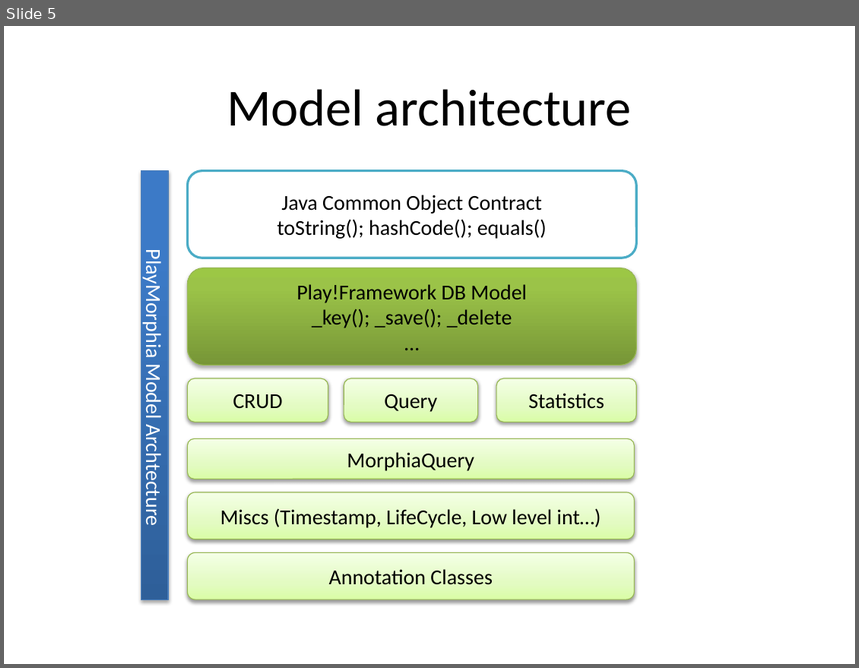
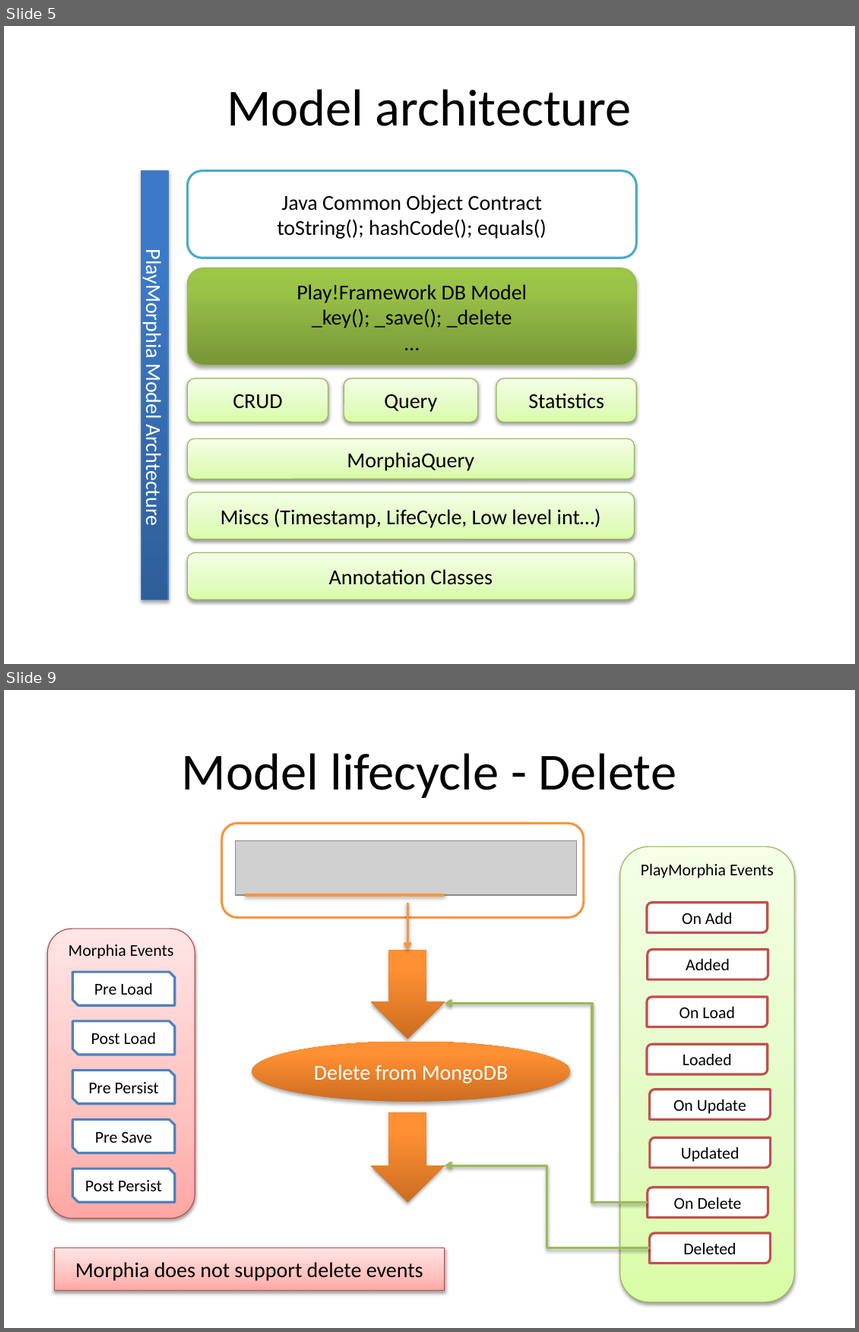
Before and after one commit to BlackLabs/play-morphia, a slide deck: documentation/images.pptx. Shown one above the other, each under a label of ours: slide 5 before the commit, slides 5 and 9 after it; the slides between them are not shown. The pictures are 859x668 and 859x1332 pixels, drawn with LibreOffice and Linux fonts; fonts in the diff are those of the drawing; grey boxes stand for pictures. Boxes give left, top, right and bottom in pixels: in the first picture for what was removed or moved away, otherwise in the second. Text is boxed around its words. In the diff, an @@ line names an element or a change of style, - is before the commit and + after.

Commit message:
Lifecycle event handling framework; document updates

```diff
--- a/documentation/images.pptx
+++ b/documentation/images.pptx
@@ slide 9 added at (x1=4, y1=690, x2=855, y2=1328), background #FFFFFF @@
@@ title added at (x1=182, y1=753, x2=677, y2=798), 44 pt, text #000000 @@
+Model lifecycle - Delete
@@ rounded rectangle added at (x1=222, y1=824, x2=584, y2=918), fill #FFFFFF, outline #F79646 2 pt @@
@@ picture added at (x1=236, y1=840, x2=577, y2=895) @@
@@ rounded rectangle added at (x1=620, y1=847, x2=794, y2=1302), fill gradient #DAFDA7 to #E4FCC2 to #F5FFE7, outline #98B955 0.75 pt, 14 pt, text #000000 @@
+PlayMorphia Events
@@ line added from (245, 895) to (445, 895), #F79646 2 pt @@
@@ arrow added from (408, 903) to (408, 951), #F79646 2 pt @@
@@ round diag rect added at (x1=647, y1=903, x2=768, y2=932), fill #FFFFFF, outline #C0504D 2 pt, 14 pt, text #000000 @@
+On Add
@@ down arrow added at (x1=371, y1=951, x2=445, y2=1039), fill gradient #CC6E20 to #FF9034 to #FF9136 @@
@@ round diag rect added at (x1=648, y1=950, x2=769, y2=980), fill #FFFFFF, outline #C0504D 2 pt, 14 pt, text #000000 @@
+Added
@@ elbow arrow added from (648, 1202) to (445, 1003), #9BBB59 2 pt @@
@@ round diag rect added at (x1=647, y1=997, x2=768, y2=1027), fill #FFFFFF, outline #C0504D 2 pt, 14 pt, text #000000 @@
+On Load
@@ group added at (x1=47, y1=929, x2=195, y2=1220): 5 snip diag rects, 1 rounded rectangle @@
+Morphia Events
+Pre Save
+Pre Persist
+Post Persist
+Pre Load
+Post Load
@@ ellipse added at (x1=252, y1=1042, x2=570, y2=1102), fill gradient #CC6E20 to #FF9034 to #FF9136, 18 pt, text #FFFFFF @@
+Delete from MongoDB
@@ round diag rect added at (x1=647, y1=1044, x2=768, y2=1074), fill #FFFFFF, outline #C0504D 2 pt, 14 pt, text #000000 @@
+Loaded
@@ round diag rect added at (x1=650, y1=1089, x2=771, y2=1119), fill #FFFFFF, outline #C0504D 2 pt, 14 pt, text #000000 @@
+On Update
@@ down arrow added at (x1=371, y1=1113, x2=445, y2=1203), fill gradient #CC6E20 to #FF9034 to #FF9136 @@
@@ round diag rect added at (x1=650, y1=1138, x2=771, y2=1167), fill #FFFFFF, outline #C0504D 2 pt, 14 pt, text #000000 @@
+Updated
@@ elbow arrow added from (650, 1249) to (445, 1166), #9BBB59 2 pt @@
@@ round diag rect added at (x1=648, y1=1188, x2=769, y2=1217), fill #FFFFFF, outline #C0504D 2 pt, 14 pt, text #000000 @@
+On Delete
@@ round diag rect added at (x1=650, y1=1233, x2=771, y2=1263), fill #FFFFFF, outline #C0504D 2 pt, 14 pt, text #000000 @@
+Deleted
@@ rectangle added at (x1=54, y1=1249, x2=445, y2=1291), fill gradient #FFA6A5 to #FFC0BF to #FFE7E7, outline #BF4C48 0.75 pt, 18 pt, text #000000 @@
+Morphia does not support delete events
```
Also in this commit, not shown: 4 other slides added, 21 other files.
